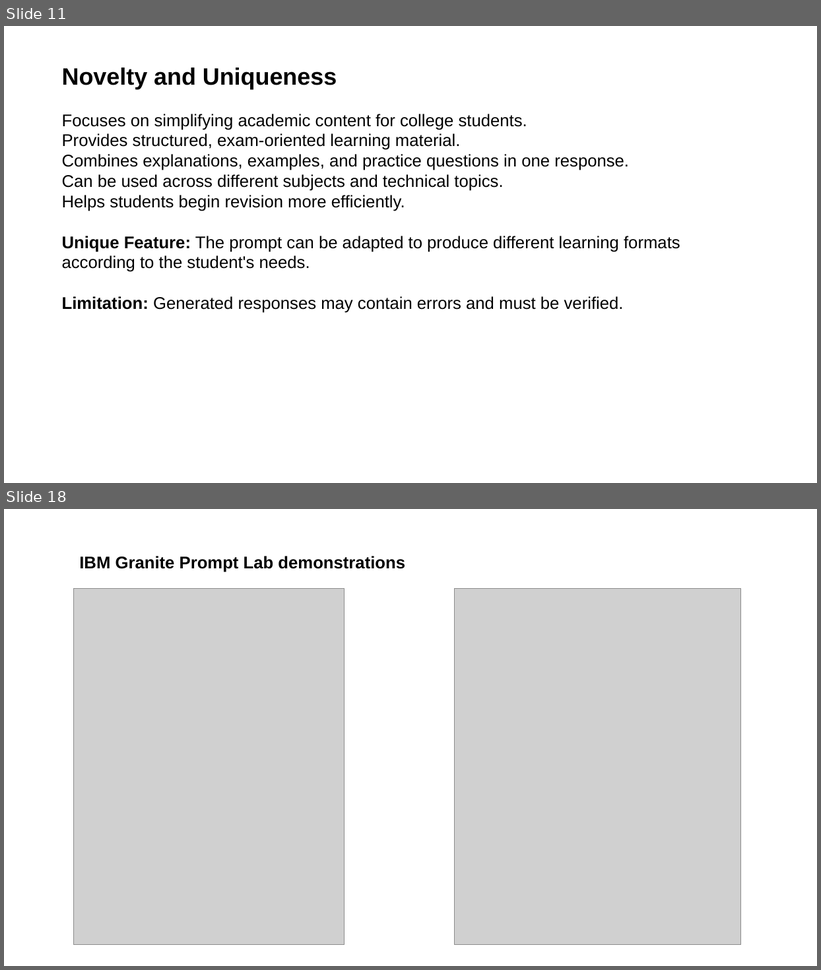
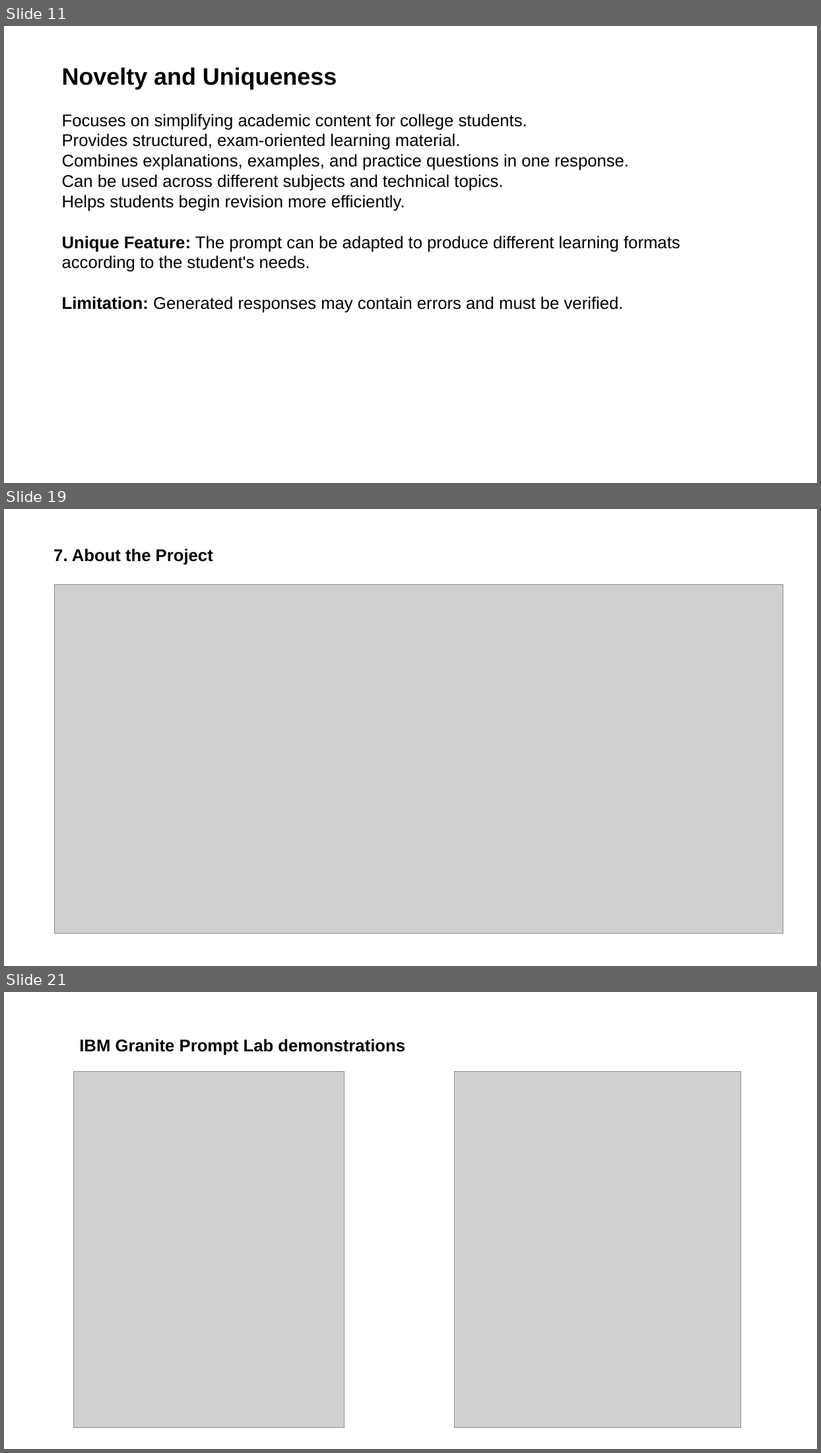
Before and after one commit to Swapnika2229/LearnEase-AI, a slide deck: LearnEase_AI_Project_Presentation.pptx. Shown one above the other, each under a label of ours: slides 11 and 18 before the commit, slides 11, 19 and 21 after it; the slides between them are not shown. The pictures are 821x970 and 821x1453 pixels, drawn with LibreOffice and Linux fonts; fonts in the diff are those of the drawing; grey boxes stand for pictures. Boxes give left, top, right and bottom in pixels: in the first picture for what was removed or moved away, otherwise in the second. Text is boxed around its words. In the diff, an @@ line names an element or a change of style, - is before the commit and + after.

Commit message:
Update LearnEase AI project presentation

```diff
--- a/LearnEase_AI_Project_Presentation.pptx
+++ b/LearnEase_AI_Project_Presentation.pptx
@@ slide 19 added at (4,509,817,966), background #FFFFFF @@
@@ text added at (54,549,213,565), 20 pt, text #000000, bold @@
+7. About the Project
@@ picture added at (55,584,783,933) @@
@@ what was slide 18 is now slide 21 @@
```
Also in this commit, not shown: 5 slides changed, 4 other slides added, 2 slides removed.
